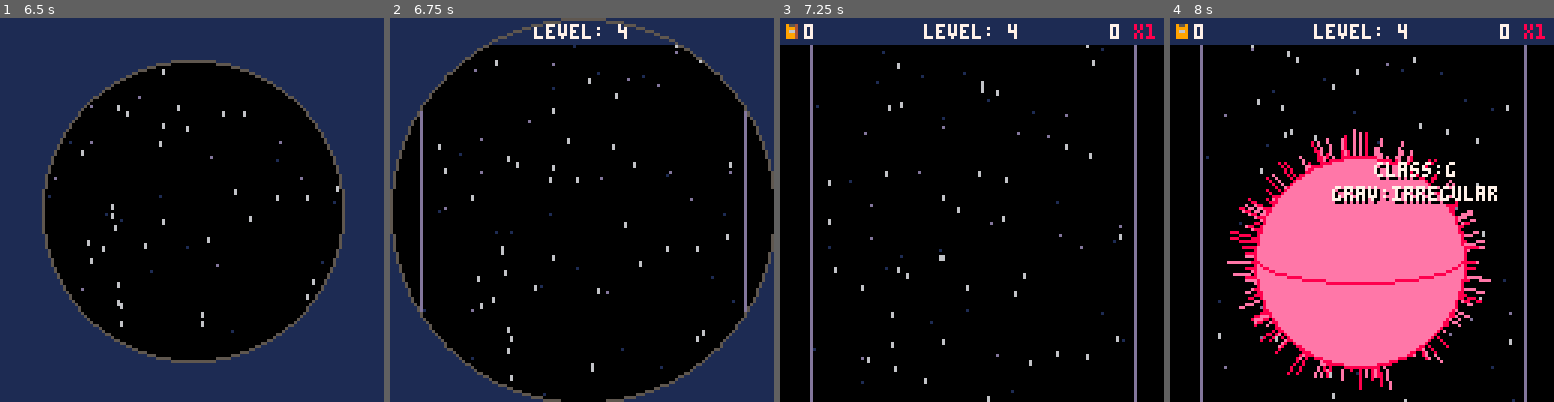
Above: before the commit, frames 1-4 (left to right).
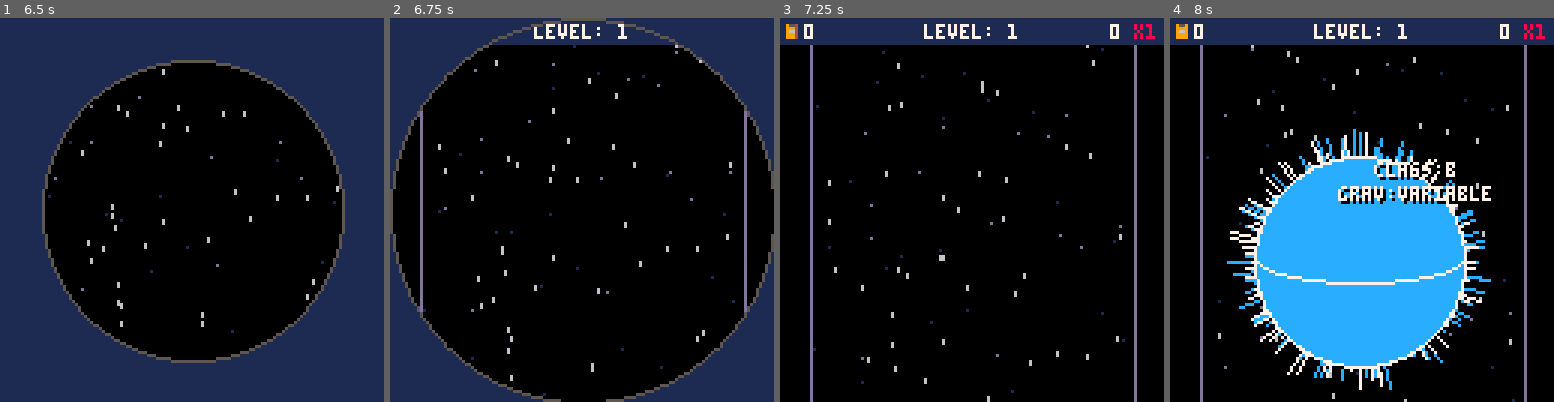
Above: after the commit, the same moments.

Repository: jacobneal65/drop-p8
Game: PICO-8 cartridge drop.p8
Two runs of this game, one before a commit and one after it. Both use one fixed random seed, a clock stepped at 60 frames per second and the inputs below.
Inputs:
- Up to frame 1 (6.5 s): tap X (X key) at 0.33, 0.7, 1.43, 2.58, 3.1, 3.62, 4.13, 4.65, 5.17, 5.68, 6.2 s; tap O (Z key) at 1.07, 1.8, 2.43, 3.07, 3.7, 4.33, 4.97, 5.6, 6.23 s; hold Right 2.33-3.33 s; hold Right 3.38-4.22 s; hold Up 4.27-4.67 s; hold Right 4.72-5.72 s; hold Down 5.77-6.1 s; hold Left from 6.15 s (still down)
- Up to frame 2 (6.75 s): keep holding Left; tap X (X key) at 6.72 s
- Up to frame 3 (7.25 s): tap O (Z key) at 6.87 s; release Left at 6.98 s; hold Right from 7.03 s (still down); tap X (X key) at 7.23 s
- Up to frame 4 (8 s): keep holding Right; tap O (Z key) at 7.5 s; tap X (X key) at 7.75 s

Frame 1 is identical in both runs. In frame 2, less than 0.1% of the frame differs, in the area x 59-62%, y 1-6%; in frame 3, less than 0.1%; in frame 4, 26%, in the area x 14-86%, y 1-97%.

Commit message:
finished v1!

Diff:
--- a/drop.p8
+++ b/drop.p8
@@ -5,6 +5,10 @@
 --solar collection
 --by olivander65
 function _init()
+	cartdata("solar_collection")
+	menuitem(1, "clear cart",
+		function() clear_cart() extcmd("reset") end
+	)
 	v="1"
 	t=0
 	debug={""}
@@ -52,6 +56,8 @@
 	medal2 = false
 	p_spr=40
 
+	load_data()
+
 	pc_spr=p_spr
 
 	b_points=0--blue points
@@ -101,6 +107,26 @@
  init_menu()
 end
 
+function clear_cart()
+	for i=0,10 do
+		dset(i,0)--reset cart data
+	end
+end
+
+function load_data()
+	high_score = dget(0)
+	endless_score=dget(1)
+	if dget(2)==1 then
+		medal = true
+	end
+	if dget(3)==1 then
+		medal2 = true
+	end
+	if dget(4)>0 then
+		p_spr=dget(4)
+	end
+end
+
 function blank() end
 
 function _update()
@@ -127,8 +153,8 @@
 end
 
 function init_menu()
-	level=4
-	wave=7
+	level=1
+	wave=1
 	t_blue=0--tank blue
 	points=0--points
 	music(16,1000)
@@ -276,6 +302,7 @@
 					sel=1
 				end
 				p_spr=p_spr_opt[sel]
+				dset(4,p_spr)
 				btn_sprs[2]=109
 			end
 			if btnp(⬅️) or btnp(⬆️) then
@@ -285,6 +312,7 @@
 					sel=#p_spr_opt
 				end
 				p_spr=p_spr_opt[sel]
+				dset(4,p_spr)
 				btn_sprs[1]=108
 			end
 		else
@@ -598,11 +626,18 @@
 	if fade_dir == 1 then
 		if endless then
 			endless_score=points
+			if endless_score>dget(1) then
+				dset(1,endless_score)
+			end
 			if endless_score>=900 then
 				medal2=true
+				dset(3,1)
 			end
 		else
 			high_score=points
+			if high_score>dget(0) then
+				dset(0,high_score)
+			end
 		end
 			_upd=init_menu
 	end
@@ -1266,6 +1301,7 @@
 			if level > #levels then
 				if perfect then
 					medal=true
+					dset(2,1)
 				end
 				level-=1
 				music(24,1000)
